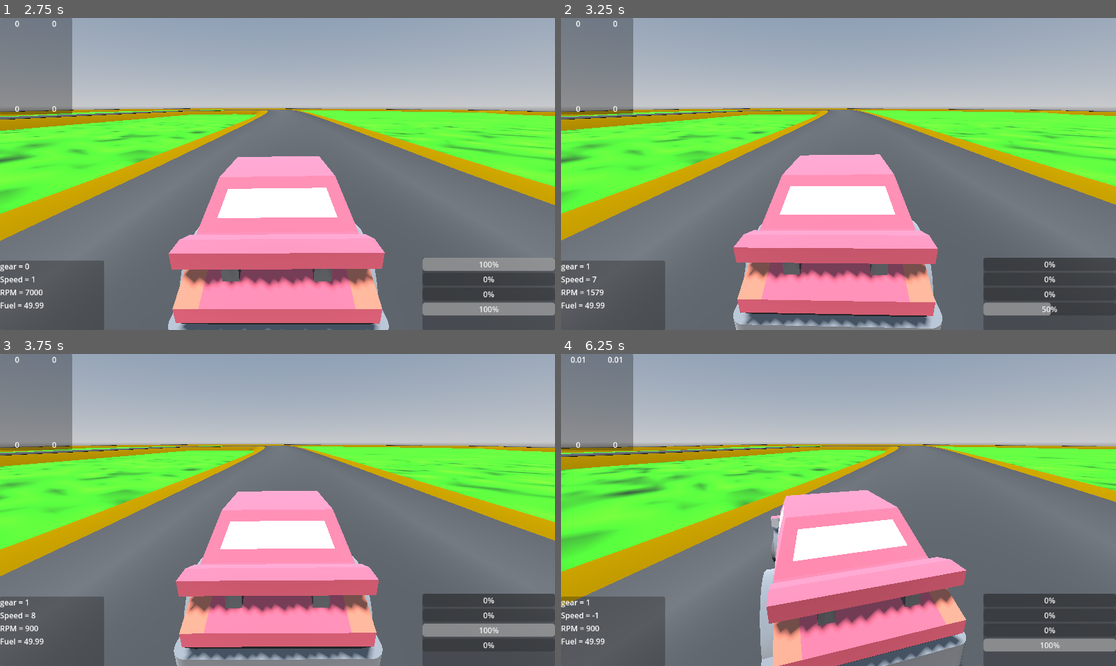
Above: before the commit, frames 1-4 (two rows, left to right).
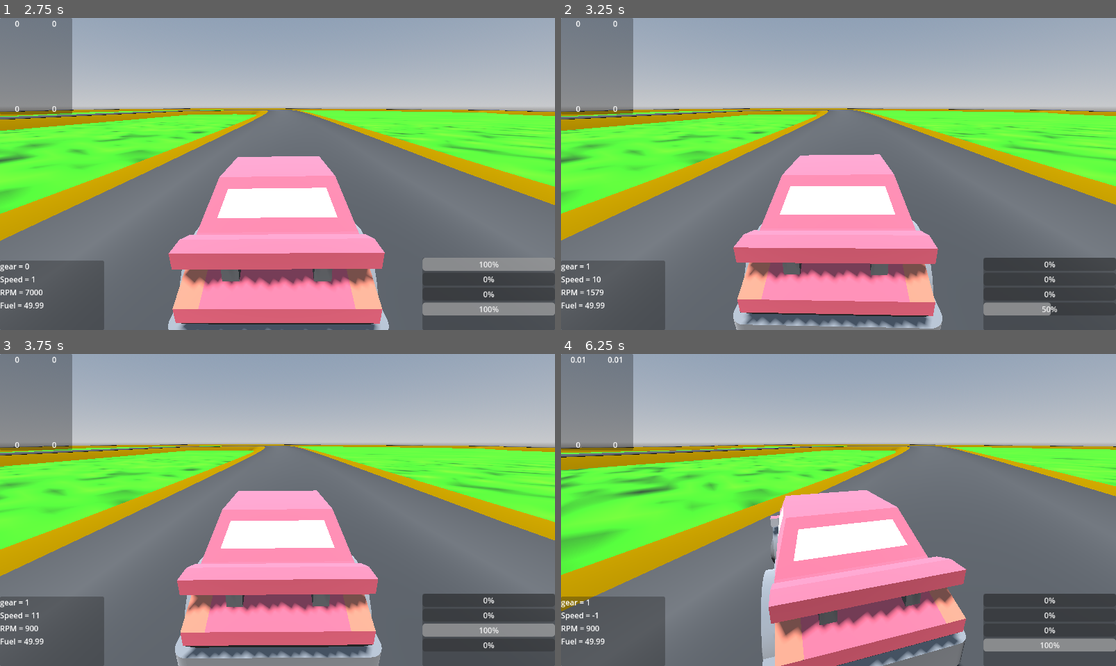
Above: after the commit, the same moments.

Repository: Dechode/Godot-Advanced-Vehicle
Game: Godot game, scene res://levels/world.tscn
The game is run twice, just before and just after one commit, with the same random seed, the same clock (stepped at 60 frames per second) and the same inputs.
Inputs:
- Up to frame 1 (2.75 s): hold Right (SteerRight) 0.53-1.28 s; hold C (Clutch) 0.53-1.28 s; hold Down (Brake) 1.28-2.03 s; tap C (Clutch) at 1.35, 2.3 s; hold Right (SteerRight) from 2.03 s (still down); hold Up (Throttle) from 2.03 s (still down)
- Up to frame 2 (3.25 s): release Right (SteerRight) at 2.78 s; release Up (Throttle) at 2.78 s; hold A (ShiftUp) from 2.78 s (still down); tap C (Clutch) at 2.85 s
- Up to frame 3 (3.75 s): release A (ShiftUp) at 3.53 s; hold Left (SteerLeft) from 3.53 s (still down); hold C (Clutch) from 3.53 s (still down)
- Up to frame 4 (6.25 s): release C (Clutch) at 4.28 s; tap Up (Throttle) at 4.35 s; tap C (Clutch) at 4.55, 5.85 s; release Left (SteerLeft) at 5.03 s; hold Down (Brake) 5.03-5.78 s; hold C (Clutch) 5.03-5.78 s; hold Right (SteerRight) from 5.78 s (still down)

Frame 1 is identical in both runs. In frame 2, less than 0.1% of the frame differs, in the area x 5-78%, y 29-100%; in frame 3, 1.9%; in frame 4, 5.5%, in the area x 0-100%, y 28-100%.

Commit message:
Make Clutch class

Diff:
--- a/scenes/vehicle/base_car.gd
+++ b/scenes/vehicle/base_car.gd
@@ -61,6 +61,10 @@
 const NM_2_KW: int = 9549
 const AV_2_RPM: float = 60 / TAU
 
+
+#####
+var clutch
+
 ######### Controller inputs #########
 var throttle_input: float = 0.0
 var steering_input: float = 0.0
@@ -115,6 +119,8 @@
 
 
 func _ready() -> void:
+	clutch = Clutch.new()
+	clutch.friction = clutch_friction
 	wheel_radius = wheel_fl.tire_radius
 	fuel = fuel_tank_size * fuel_percentage * 0.01
 	self.mass += fuel * PETROL_KG_L
@@ -267,14 +273,10 @@
 
 	var speed_error = engine_angular_vel - gearbox_shaft_speed
 	var clutch_kick = abs(speed_error) * 0.2
-	var clutch_torque: float = (clutch_friction + clutch_kick) * (1 - clutch_input)# * (1 - speed_error_scaled)
-
-	if engine_angular_vel > gearbox_shaft_speed:
-		clutch_reaction_torque = -clutch_torque
-		drive_reaction_torque = clutch_torque
-	else:
-		clutch_reaction_torque = clutch_torque
-		drive_reaction_torque = -clutch_torque
+
+	var reaction_torques = clutch.get_reaction_torques(engine_angular_vel, gearbox_shaft_speed, clutch_input, clutch_kick)
+	drive_reaction_torque = reaction_torques.x
+	clutch_reaction_torque = reaction_torques.y
 
 	net_drive = drive_reaction_torque * gearRatio() * (1 - clutch_input)
 
--- /dev/null
+++ b/scenes/vehicle/clutch.gd
@@ -0,0 +1,15 @@
+class_name Clutch
+extends Node
+
+@export var friction := 250.0
+
+func get_reaction_torques(av1: float, av2: float, clutch_input: float, kick := 0.0):
+	var clutch_torque := (friction + kick) * (1 - clutch_input)
+	var reaction_torques := Vector2.ZERO
+	if av1 < av2:
+		reaction_torques.x = -clutch_torque
+		reaction_torques.y = clutch_torque
+	else:
+		reaction_torques.x = clutch_torque
+		reaction_torques.y = -clutch_torque
+	return reaction_torques
